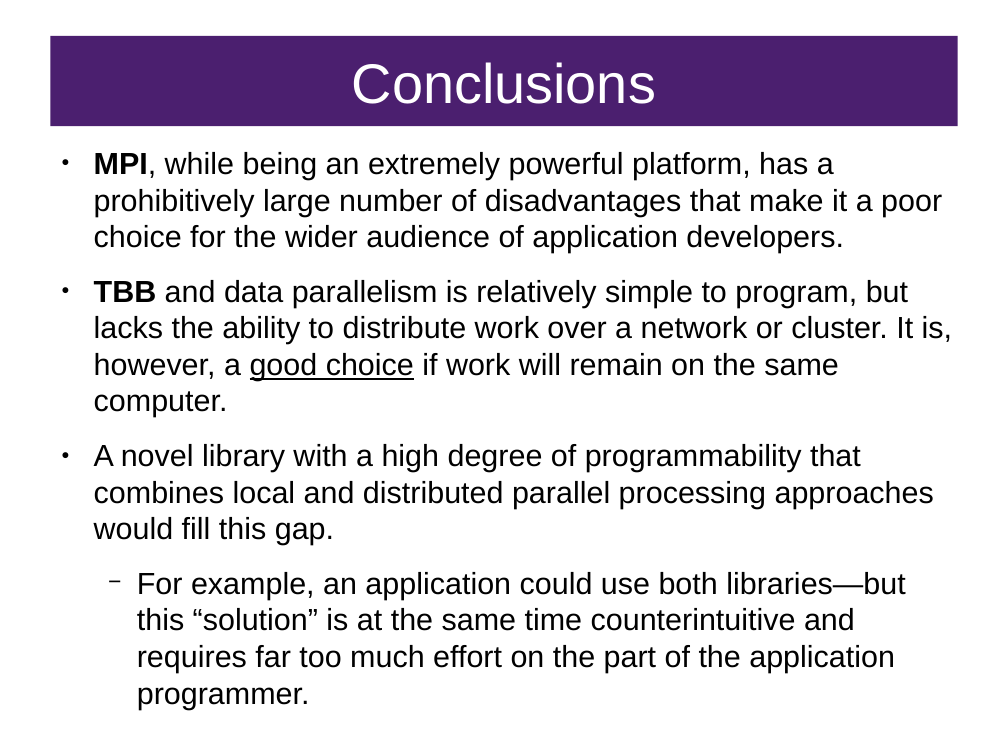
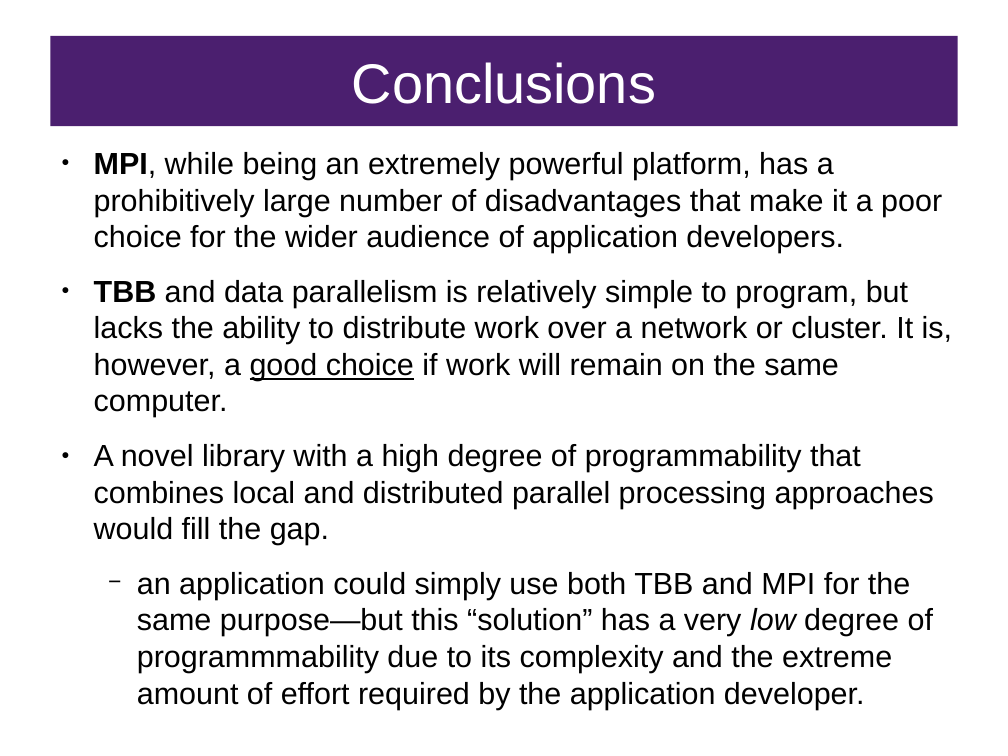
Before and after one commit to FractalDesigns/cowichan-1, a slide deck: slide 5 of poster/slides.odp. Drawn at 1008x756 pixels with LibreOffice and Linux fonts; fonts in the diff are those of the drawing. Boxes give left, top, right and bottom in pixels: in the first picture for what was removed or moved away, otherwise in the second. Text is boxed around its words. In the diff, an @@ line names an element or a change of style, - is before the commit and + after.

Commit message:
Updated slides

```diff
--- a/poster/slides.odp
+++ b/poster/slides.odp
@@ text at box(94, 444, 934, 709): text changed @@
-● A novel library with a high degree of programmability that combines local and distributed parallel processing approaches would fill this gap.
-  − For example, an application could use both libraries—but this “solution” is at the same time counterintuitive and requires far too much effort on the part of the application programmer.
+● A novel library with a high degree of programmability that combines local and distributed parallel processing approaches would fill the gap.
+  − an application could simply use both TBB and MPI for the same purpose—but this “solution” has a very low degree of programmmability due to its complexity and the extreme amount of effort required by the application developer.
```
